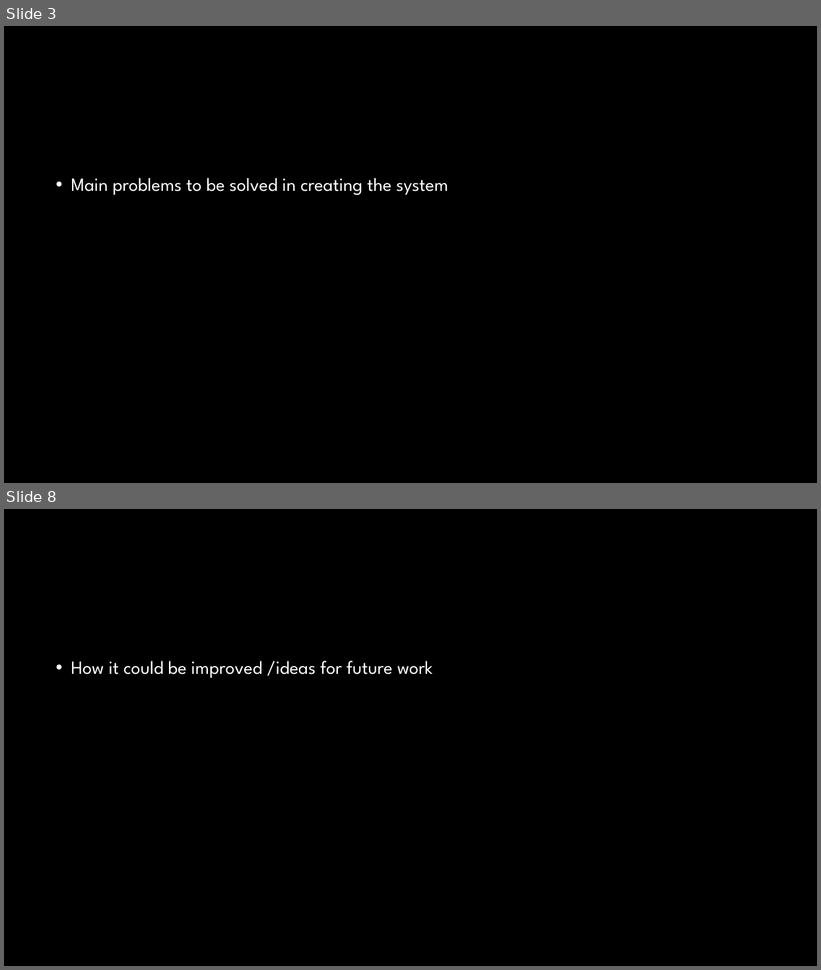
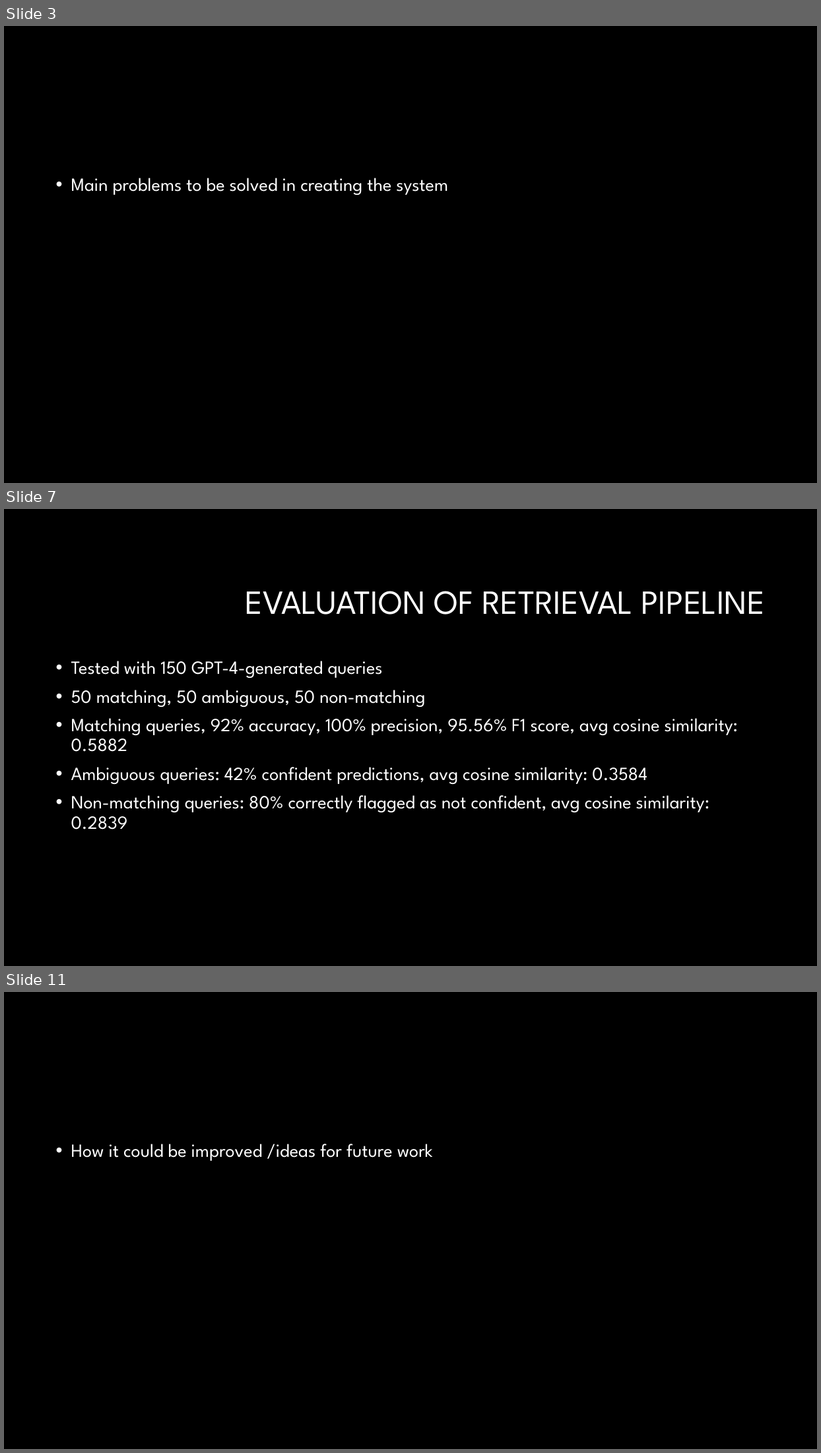
Before and after one commit to Crimson-Scot96/Conversational-AI, a slide deck: set10120_cw2_presentation.pptx. Shown one above the other, each under a label of ours: slides 3 and 8 before the commit, slides 3, 7 and 11 after it; the slides between them are not shown. The pictures are 821x970 and 821x1453 pixels, drawn with LibreOffice and Linux fonts; fonts in the diff are those of the drawing; background and template pictures are left out. Boxes give left, top, right and bottom in pixels: in the first picture for what was removed or moved away, otherwise in the second. Text is boxed around its words. In the diff, an @@ line names an element or a change of style, - is before the commit and + after.

```diff
--- a/set10120_cw2_presentation.pptx
+++ b/set10120_cw2_presentation.pptx
@@ slide 7 added at (4,509,817,966), background #000000 @@
@@ title added at (246,591,766,615), 40 pt, text #FFFFFF @@
+EVALUATION OF RETRIEVAL PIPELINE
@@ text added at (71,661,738,830), 22 pt, text #FFFFFF @@
+• Tested with 150 GPT-4-generated queries
+• 50 matching, 50 ambiguous, 50 non-matching
+• Matching queries, 92% accuracy, 100% precision, 95.56% F1 score, avg cosine similarity: 0.5882
+• Ambiguous queries: 42% confident predictions, avg cosine similarity: 0.3584
+• Non-matching queries: 80% correctly flagged as not confident, avg cosine similarity: 0.2839
@@ what was slide 8 is now slide 11 @@
```
Also in this commit, not shown: 6 other slides added, 4 slides removed.
